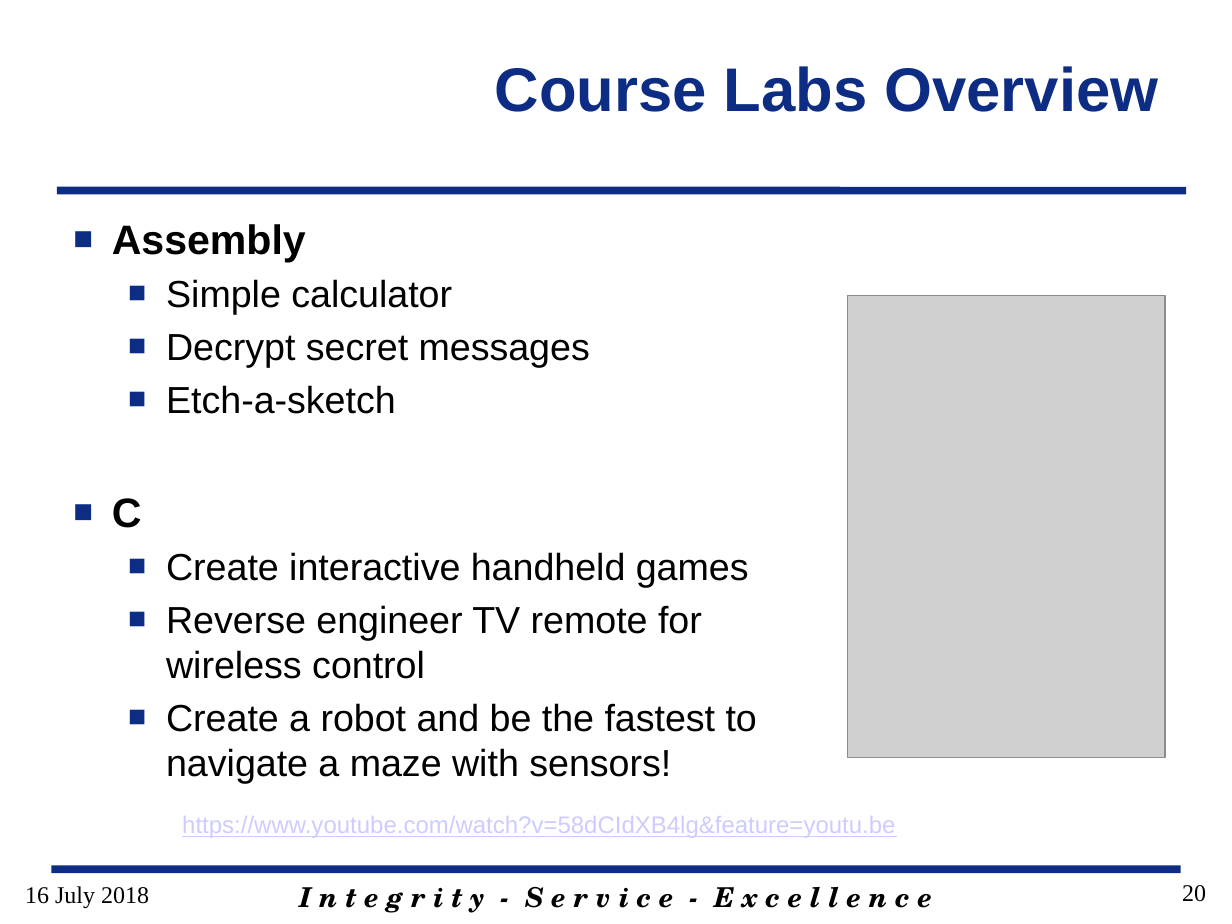
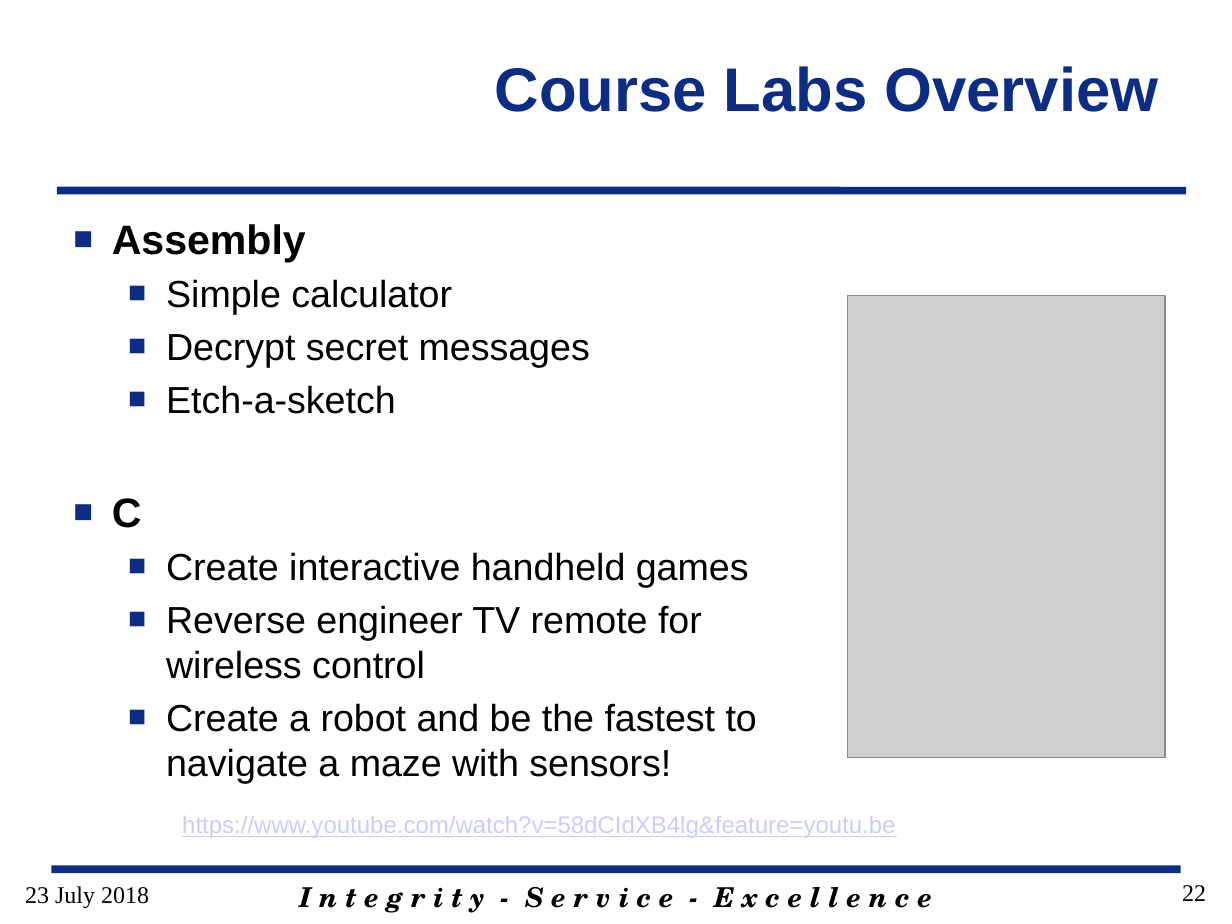
Before and after one commit to MarsUniversity/ECE382, a slide deck: slide 22 of source/lessons/lsn1/Lsn1.pptx (slide 20 before the commit). Drawn at 1232x924 pixels with LibreOffice and Linux fonts; fonts in the diff are those of the drawing; grey boxes stand for pictures; background and template pictures are left out. Boxes give left, top, right and bottom in pixels: in the first picture for what was removed or moved away, otherwise in the second. Text is boxed around its words. In the diff, an @@ line names an element or a change of style, - is before the commit and + after.

```diff
--- a/source/lessons/lsn1/Lsn1.pptx
+++ b/source/lessons/lsn1/Lsn1.pptx
@@ text at <box>25,886,149,908</box>: text changed @@
-16 July 2018
+23 July 2018
@@ page number at <box>1182,885,1206,901</box>: text changed @@
-20
+22
```
Also in this commit, not shown: 11 other slides changed, 2 slides added.
